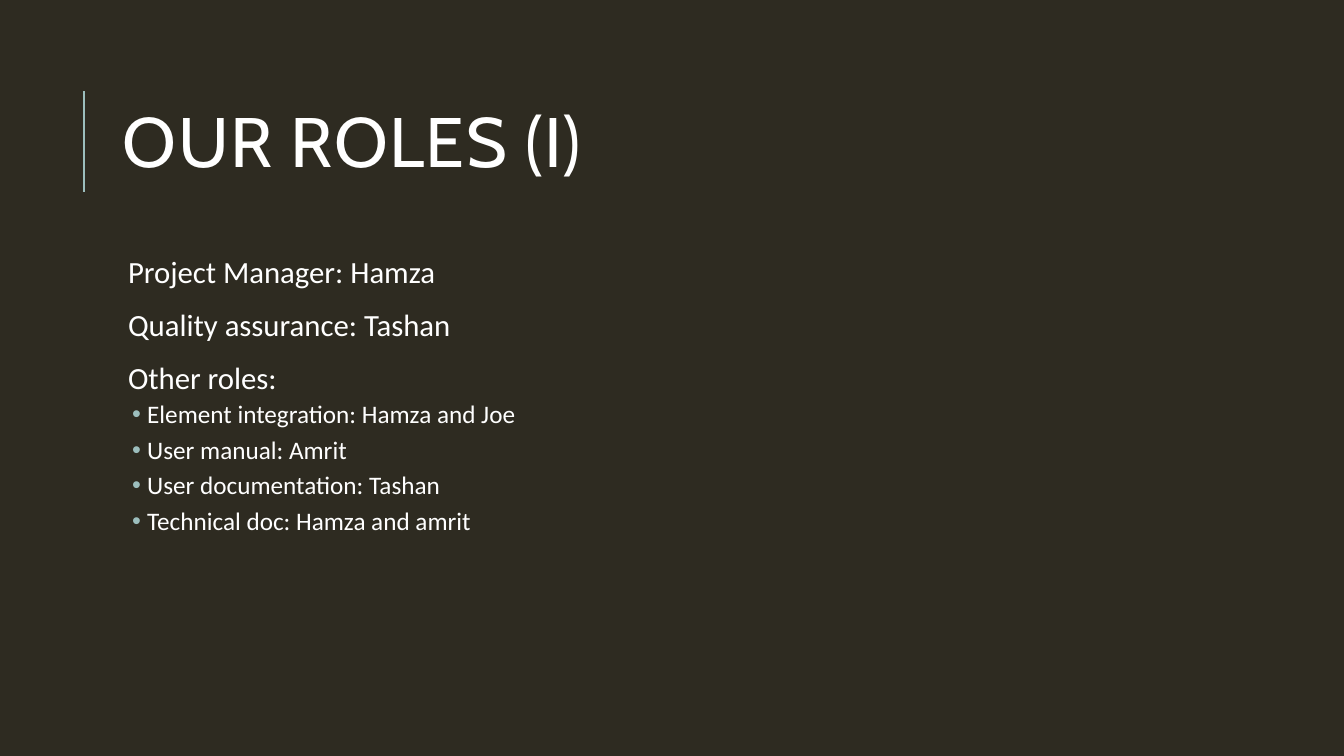
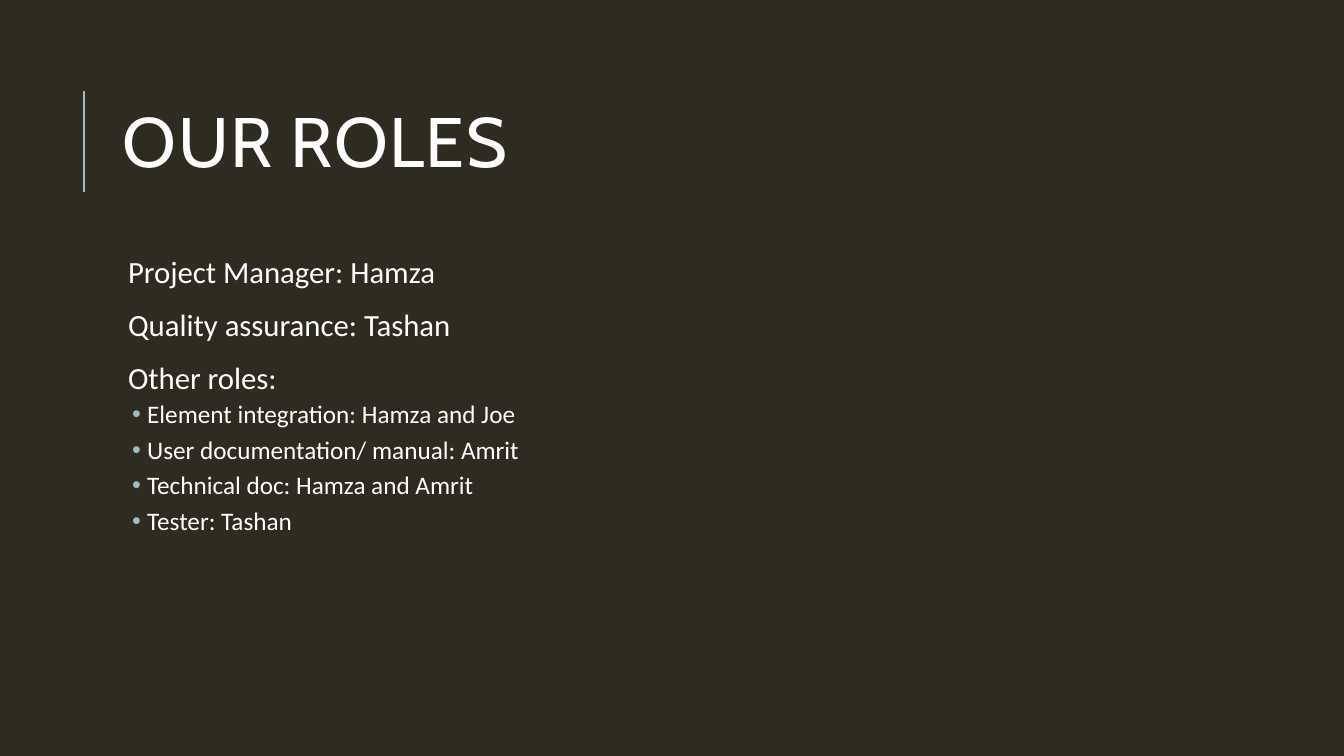
Before and after one commit to HamzaB93/UWL_Level5_Team_Project, a slide deck: slide 4 of Group_Docs/Team_Presentation_Group2.pptx. Drawn at 1344x756 pixels with LibreOffice and Linux fonts; fonts in the diff are those of the drawing. Boxes give left, top, right and bottom in pixels: in the first picture for what was removed or moved away, otherwise in the second. Text is boxed around its words. In the diff, an @@ line names an element or a change of style, - is before the commit and + after.

Commit message:
Hamza: Added network diagram.

```diff
--- a/Group_Docs/Team_Presentation_Group2.pptx
+++ b/Group_Docs/Team_Presentation_Group2.pptx
@@ title at (123, 117, 507, 168): text changed @@
-OUR ROLES (I)
+OUR ROLES
@@ text at (147, 441, 519, 530): text changed @@
-  • User manual: Amrit
-  • User documentation: Tashan
-  • Technical doc: Hamza and amrit
+  • User documentation/ manual: Amrit
+  • Technical doc: Hamza and Amrit
+  • Tester: Tashan
```
Also in this commit, not shown: 7 other slides changed, 1 slide added, 1 other file.
